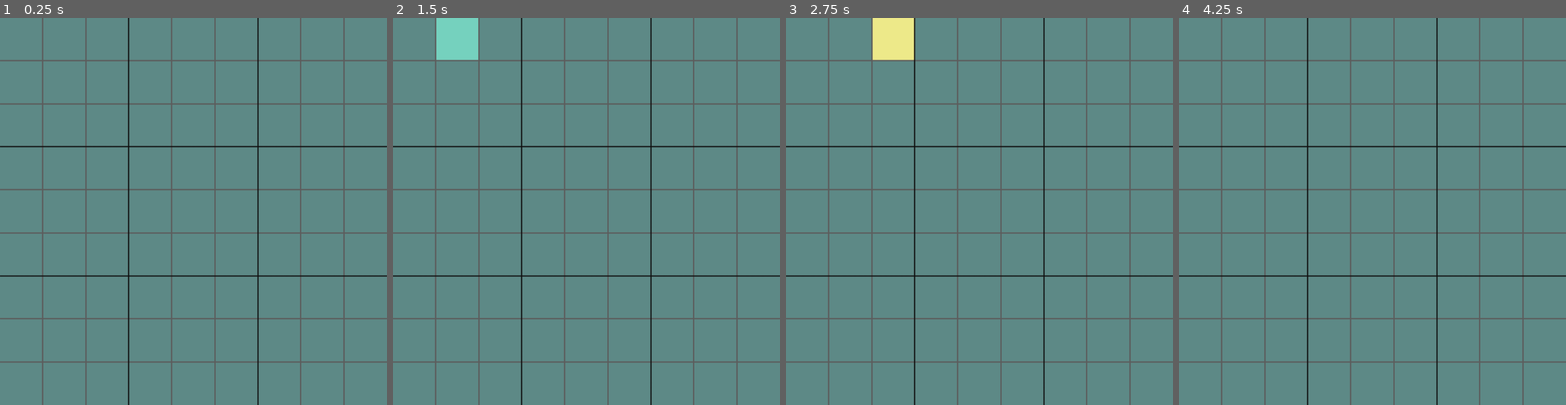
Above: before the commit, frames 1-4 (left to right).
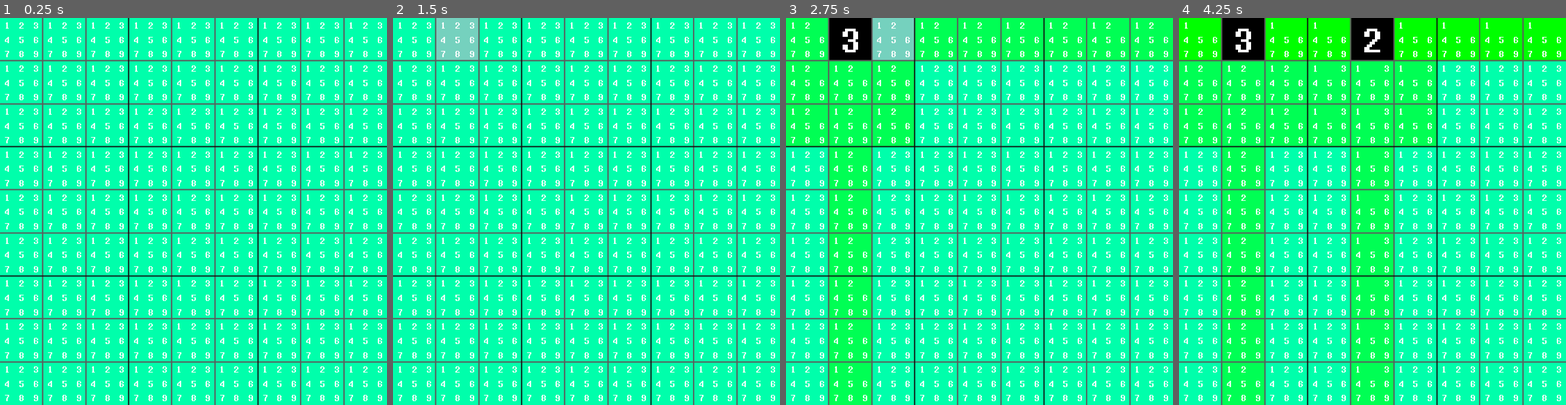
Above: after the commit, the same moments.

Repository: e-thab/sudoku
Game: Godot game, scene res://scenes/Main.tscn
Same seed, same stepped clock (60 frames per second), same inputs: the game is played once before the commit and once after it.
Inputs (mouse positions are in pixels of both pictures, inside the frame that each line leads up to):
- Up to frame 1 (0.25 s): no input
- Up to frame 2 (1.5 s): tap Enter at 0.5 s; move the mouse to (416, 41) at 0.52 s; right-click (416, 41) at 0.6 s; click (416, 41) at 0.67 s; tap Delete (delete, bound only after the commit) at 0.8, 1.35 s; tap Space at 1.25 s; move the mouse to (458, 41) at 1.27 s; click (458, 41) at 1.42 s
- Up to frame 3 (2.75 s): tap R (random_val, bound only after the commit) at 1.55, 2.1 s; tap Enter at 2 s; move the mouse to (894, 41) at 2.02 s; click (894, 41) at 2.17 s; right-click (894, 41) at 2.3 s
- Up to frame 4 (4.25 s): tap Space at 2.75 s; move the mouse to (1329, 41) at 2.77 s; right-click (1329, 41) at 2.85 s; click (1329, 41) at 2.92 s; tap Delete (delete, bound only after the commit) at 3.05 s; tap Enter at 3.5 s; move the mouse to (1372, 41) at 3.52 s; click (1372, 41) at 3.6 s; tap R (random_val, bound only after the commit) at 3.8 s; tap Escape (ui_cancel) at 4.15 s

The runs differ from the first frame. In frame 1, 97% of the frame differs, in the area x 0-100%, y 0-100%; in frame 2, 95%; in frame 3, 97%; in frame 4, 97%.
Error before the commit: Invalid get index 'Null' (on base: 'Array'). (res://scripts/board.gd:66)

Commit message:
puzzle generation testing

Diff:
--- a/project.godot
+++ b/project.godot
@@ -7,16 +7,6 @@
 ;   param=value ; assign values to parameters
 
 config_version=4
-
-_global_script_classes=[ {
-"base": "Node",
-"class": "Board",
-"language": "GDScript",
-"path": "res://scripts/board.gd"
-} ]
-_global_script_class_icons={
-"Board": ""
-}
 
 [application]
 
@@ -47,6 +37,16 @@
 "events": [ Object(InputEventMouseButton,"resource_local_to_scene":false,"resource_name":"","device":0,"alt":false,"shi …(212 unchanged characters)…
  ]
 }
+random_val={
+"deadzone": 0.5,
+"events": [ Object(InputEventKey,"resource_local_to_scene":false,"resource_name":"","device":0,"alt":false,"shift":false,"control":false,"meta":false,"command":false,"pressed":false,"scancode":82,"physical_scancode":0,"unicode":0,"echo":false,"script":null)
+ ]
+}
+delete={
+"deadzone": 0.5,
+"events": [ Object(InputEventKey,"resource_local_to_scene":false,"resource_name":"","device":0,"alt":false,"shift":false,"control":false,"meta":false,"command":false,"pressed":false,"scancode":16777224,"physical_scancode":0,"unicode":0,"echo":false,"script":null)
+ ]
+}
 
 [rendering]
 
--- a/scenes/Cell.gd
+++ b/scenes/Cell.gd
@@ -2,7 +2,7 @@
 
 signal solve(col, row, box, n)
 
-var markup = [1, 2, 3, 4, 5, 6, 7, 8, 9] # possible answers, culled after solution generated
+var markup = [1, 2, 3, 4, 5, 6, 7, 8, 9] # actual possible answers, culled after solution generated
 var notes = [] # user notes
 var note_mode = false	# distinguish when entering solution (false) vs entering note (true)
 
@@ -20,6 +20,7 @@
 # Called when the node enters the scene tree for the first time.
 func _ready():
 	#tbd: apply solution number?
+	set_bg()
 	pass # Replace with function body.
 
 
@@ -28,6 +29,13 @@
 #	pass
 
 
+func reset():
+	solution = 0
+	solved = false
+	markup = [1, 2, 3, 4, 5, 6, 7, 8, 9]
+	notes = []
+
+
 func set_coords():
 	col = get_index() % 9
 	row = floor(get_index() / 9)
@@ -39,6 +47,17 @@
 	col += 1	#1-indexing
 	row += 1
 	box += 1
+
+func random_choice(arr):
+	# Return random element from array
+	if arr:
+		return arr[randi() % len(arr)]
+
+
+func set_solution(n):
+	solution = n
+	emit_signal("solve", col, row, box, n)
+#	markup = [1, 2, 3, 4, 5, 6, 7, 8, 9]
 
 
 func add_note(n):
@@ -72,6 +91,18 @@
 	$Notes.modulate = Color.transparent
 
 
+func show_markup():
+	for n in range(1, 10):
+		if n in markup:
+			add_note(n)
+		elif n in notes:
+			remove_note(n)
+
+
+func highlight_markup(n):
+	$Notes.get_child(n-1).self_modulate = $Background.self_modulate.inverted()
+
+
 func remove_markup(n):
 	n = int(n)
 	markup.erase(n)
@@ -79,15 +110,23 @@
 
 func input_solution(n):
 	n = int(n)
-	if n == solution:
-		$Solution.self_modulate = Color.white
-	else:
-		$Solution.self_modulate = Color.crimson
+	$Solution.self_modulate = Color.white
+#	if n == solution:
+#		$Solution.self_modulate = Color.white
+#	else:
+#		$Solution.self_modulate = Color.crimson
 
 	$Solution.text = str(n)
 	$Notes.visible = false
+	$Background.self_modulate = Color.black
 	solved = true
 	emit_signal("solve", col, row, box, n)
+
+
+func input_random_solution():
+	if solved: return
+	var rand = random_choice(markup)
+	input_solution(rand)
 
 
 func show_solution():
@@ -95,8 +134,42 @@
 	$Solution.self_modulate = Color.black
 
 
+func set_bg():
+	if solved: return
+
+	var color = Color.black
+	match len(markup):
+		1:
+			color = Color(1, 0, 0)
+		2:
+			color = Color(1, 0.33, 0)
+		3:
+			color = Color(1, 0.67, 0)
+		4:
+			color = Color(1, 1, 0)
+		5:
+			color = Color(0.67, 1, 0)
+		6:
+			color = Color(0.33, 1, 0)
+		7:
+			color = Color(0, 1, 0)
+		8:
+			color = Color(0, 1, 0.33)
+		9:
+			color = Color(0, 1, 0.67)
+	$Background.self_modulate = color
+
+
+#func remove_solution():
+#	$Solution.text = ''
+#	$Notes.visible = true
+#	solved = false
+
+
 func input_is_num(event):
-	return event is InputEventKey and event.is_pressed()
+	if event is InputEventKey and event.is_pressed():
+		return interpret_num(event) != null
+	return false
 
 func interpret_num(event):
 	var input_string = OS.get_scancode_string(event.scancode)
@@ -128,17 +201,24 @@
 
 
 func _on_Cell_gui_input(event):
-	if has_focus() and Input.is_action_just_pressed("ui_cancel"):
-		release_focus()
-
-	elif has_focus() and input_is_num(event):
-		var num = interpret_num(event)
-		if num != null:
-			if note_mode:
-				add_note(num)
-			else:
-				input_solution(num)
-				release_focus()
+	if has_focus():
+		if Input.is_action_just_pressed("ui_cancel"):
+			release_focus()
+
+#		elif Input.is_action_just_pressed("delete"):
+#			remove_solution()
+
+		elif Input.is_action_just_pressed("random_val"):
+			input_random_solution()
+
+		elif input_is_num(event):
+			var num = interpret_num(event)
+			if num != null:
+				if note_mode:
+					add_note(num)
+				else:
+					input_solution(num)
+					release_focus()
 
 	elif Input.is_action_just_pressed("note"):
 		grab_focus()
--- a/scenes/Cell.tscn
+++ b/scenes/Cell.tscn
@@ -28,6 +28,14 @@
 mouse_default_cursor_shape = 2
 script = ExtResource( 1 )
 
+[node name="Background" type="TextureRect" parent="."]
+self_modulate = Color( 0.478431, 0, 1, 1 )
+anchor_right = 1.0
+anchor_bottom = 1.0
+texture = ExtResource( 2 )
+expand = true
+stretch_mode = 7
+
 [node name="Hover_Highlight" type="TextureRect" parent="."]
 visible = false
 self_modulate = Color( 0.298039, 0.631373, 0.615686, 1 )
--- a/scenes/Main.gd
+++ b/scenes/Main.gd
@@ -2,10 +2,10 @@
 
 
 # Declare member variables here. Examples:
-var rows = [null, [], [], [], [], [], [], [], [], []]		#2D array [row][row index]
-var cols = [null, [], [], [], [], [], [], [], [], []]		#2D array [col][col index]
-var boxes = [null, [], [], [], [], [], [], [], [], []]		#2D array [box][box index]
-var solutions = [null]
+#var rows = [null, [], [], [], [], [], [], [], [], []]		#2D array [row][row index]
+#var cols = [null, [], [], [], [], [], [], [], [], []]		#2D array [col][col index]
+#var boxes = [null, [], [], [], [], [], [], [], [], []]		#2D array [box][box index]
+#var solutions = [null]
 							# Above arrays are 1-indexed for sudoku standards
 							# Boxes indexed left to right, top to bottom
 
@@ -13,20 +13,20 @@
 # Called when the node enters the scene tree for the first time.
 func _ready():
 	randomize()
-	var board = Board.new()
+	#var board = Board.new()
 	#generate_board()
 
-	for cell in $Cells.get_children():
-		cell.set_coords()
-		cell.connect("solve", self, "_on_solve")
-		cell.solution = board.solutions[cell.row][cell.col]
-
-		rows[cell.row].append(cell)
-		cols[cell.col].append(cell)
-		boxes[cell.box].append(cell)
-
-		#delete
-		cell.show_solution()
+#	for cell in $Cells.get_children():
+#		cell.set_coords()
+#		cell.connect("solve", self, "_on_solve")
+#		cell.solution = board.solutions[cell.row][cell.col]
+#
+#		rows[cell.row].append(cell)
+#		cols[cell.col].append(cell)
+#		boxes[cell.box].append(cell)
+#
+#		#delete
+#		cell.show_solution()
 
 
 # Called every frame. 'delta' is the elapsed time since the previous frame.
@@ -34,137 +34,15 @@
 #	pass
 
 
-#func generate_board():
-#	var board = [
-#		[1, 2, 3,	4, 5, 6,	7, 8, 9],	# begin with trivial board
-#		[4, 5, 6,	7, 8, 9,	1, 2, 3],
-#		[7, 8, 9,	1, 2, 3,	4, 5, 6],
+#func _on_solve(col, row, box, n):
+#	for cell in rows[row]:
+#		cell.remove_markup(n)
+#		cell.remove_note(n)
 #
-#		[2, 3, 1,	5, 6, 4,	8, 9, 7],
-#		[5, 6, 4,	8, 9, 7,	2, 3, 1],
-#		[8, 9, 7,	2, 3, 1,	5, 6, 4],
+#	for cell in cols[col]:
+#		cell.remove_markup(n)
+#		cell.remove_note(n)
 #
-#		[3, 1, 2,	6, 4, 5,	9, 7, 8],
-#		[6, 4, 5,	9, 7, 8,	3, 1, 2],
-#		[9, 7, 8,	3, 1, 2,	6, 4, 5],
-#	]
-#
-#	shuffle_board(board)
-#
-#	for x in board:			#load into solutions
-#		x.insert(0, null)	#1-indexing
-#		solutions.append(x)
-#
-#	for x in solutions:
-#		print(x)
-#
-#
-#func shuffle_board(board):
-#	var nums = [0, 1, 2]
-#	nums.shuffle()
-#
-#	#row_box_swap(board, nums)
-#	#col_box_swap(board, nums)
-#	shuffle_rows(board)
-#	swap_values(board)
-#
-#	#nums.shuffle()
-#	#for i in range(3):
-#	#	col_box_swap(board, i, nums[i])
-#
-#
-#func swap_values(board):
-#	var nums = [1, 2, 3, 4, 5, 6, 7, 8, 9]
-#	nums.shuffle()
-#	for n in nums:
-#		if n-1 != nums[n-1]:
-#			value_swap(board, n, nums[n-1])
-#
-#
-#func value_swap(board, val1, val2):
-#	if val1 == val2:
-#		return
-#
-#	print('swapping ', val1, ' with ', val2)
-#	for row in board:
-#		for i in range(9):
-#			if row[i] == val1:
-#				row[i] = val2
-#
-#			elif row[i] == val2:
-#				row[i] = val1
-#
-#
-#func row_swap(board, r1, r2):
-#	print('swapping ', r1, ' with ', r2)
-#	var temp = board[r1]
-#	board[r1] = board[r2]
-#	board[r2] = temp
-#
-#
-#func row_box_swap(board, rnd):
-#	var board_copy = board.duplicate()
-#	for i in range(3):
-#		for j in range(3):
-#			board[i*3 + j] = board_copy[rnd[i]*3 + j]
-#			#print('row ', i*3 + j, ' = row ', rnd[i]*3 + j)
-#
-#
-#func col_box_swap(board, rnd):
-#	var columns = []
-#	for i in range(9):
-#		columns.append([])
-#		for j in range(9):
-#			columns[i].append(board[j][i])
-#
-#	var columns_copy = columns.duplicate()
-#	for i in range(3):
-#		for j in range(3):
-#			columns[i*3 + j] = columns_copy[rnd[i]*3 + j]
-#			print('column ', i*3 + j, ' = column ', rnd[i]*3 + j)
-#
-#	for i in range(9):
-#		for j in range(9):
-#			board[j][i] = columns[i][j]
-#
-#
-#func shuffle_rows(board):
-#	for i in [0, 3, 6]:
-#		shuffle_row(board, i)
-#
-#
-#func shuffle_row(board, box_ind):
-#	var rnd = [0, 1, 2]
-#	rnd.shuffle()
-#	print(rnd)
-#
-#	var rows = []
-#	for i in range(3):
-#		rows.append(board[box_ind + i])
-#
-#	for i in range(3):
-#		board[box_ind + i] = rows[rnd[i]]
-#
-#
-#func shuffle_cols(board):
-#	var columns = get_columns(board)
-#	for i in range(3):
-#		pass
-#
-#
-#func get_columns(board):
-#	pass
-
-
-func _on_solve(col, row, box, n):
-	for cell in rows[row]:
-		cell.remove_markup(n)
-		cell.remove_note(n)
-
-	for cell in cols[col]:
-		cell.remove_markup(n)
-		cell.remove_note(n)
-
-	for cell in boxes[box]:
-		cell.remove_markup(n)
-		cell.remove_note(n)
+#	for cell in boxes[box]:
+#		cell.remove_markup(n)
+#		cell.remove_note(n)
--- a/scenes/Main.tscn
+++ b/scenes/Main.tscn
@@ -1,10 +1,11 @@
-[gd_scene load_steps=6 format=2]
+[gd_scene load_steps=7 format=2]
 
 [ext_resource path="res://assets/GridSmall.png" type="Texture" id=1]
 [ext_resource path="res://assets/GridLarge.png" type="Texture" id=2]
 [ext_resource path="res://assets/Sq.png" type="Texture" id=3]
 [ext_resource path="res://scenes/Cell.tscn" type="PackedScene" id=4]
 [ext_resource path="res://scenes/Main.gd" type="Script" id=5]
+[ext_resource path="res://scripts/board.gd" type="Script" id=6]
 
 [node name="Main" type="Control"]
 anchor_right = 1.0
@@ -24,6 +25,7 @@
 custom_constants/vseparation = 0
 custom_constants/hseparation = 0
 columns = 9
+script = ExtResource( 6 )
 
 [node name="1" parent="Cells" instance=ExtResource( 4 )]
 anchor_left = 0.0
--- a/scripts/board.gd
+++ b/scripts/board.gd
@@ -1,184 +1,167 @@
 extends Node
 
-class_name Board
-
 # Declare member variables here. Examples:
-var rows = [null, [], [], [], [], [], [], [], [], []]
-var cols = [null, [], [], [], [], [], [], [], [], []]
-var boxes = [null, [], [], [], [], [], [], [], [], []]
-var solutions = [null]
+var rows = [null, [], [], [], [], [], [], [], [], []]	#2D array [row][row index]
+var cols = [null, [], [], [], [], [], [], [], [], []]	#2D array [col][col index]
+var boxes = [null, [], [], [], [], [], [], [], [], []]	#2D array [box][col index]
+var solutions = [null]	# Array of solutions, 1-indexed
+							# Above arrays are 1-indexed for sudoku standards
+							# Boxes indexed left to right, top to bottom
+var cells = []	# Holds references to each cell, top left to bottom right
 
 
-func _init():
-	generate()
+#func _init():
+#	print("init")
+
+
+func _ready():
+	for cell in get_children():
+		cell.set_coords()
+		cells.append(cell)
+		rows[cell.row].append(cell)
+		cols[cell.col].append(cell)
+		boxes[cell.box].append(cell)
+		cell.connect("solve", self, "_on_solve")
+		cell.show_markup()
+	#generate()
+
+#	for cell in cells:
+#		# delete this
+#		cell.show_solution()
 
 
 func generate():
-#	rows = [
-#		[1, 2, 3,	4, 5, 6,	7, 8, 9],	# begin with trivial board
-#		[4, 5, 6,	7, 8, 9,	1, 2, 3],
-#		[7, 8, 9,	1, 2, 3,	4, 5, 6],
-#
-#		[2, 3, 1,	5, 6, 4,	8, 9, 7],
-#		[5, 6, 4,	8, 9, 7,	2, 3, 1],
-#		[8, 9, 7,	2, 3, 1,	5, 6, 4],
-#
-#		[3, 1, 2,	6, 4, 5,	9, 7, 8],
-#		[6, 4, 5,	9, 7, 8,	3, 1, 2],
-#		[9, 7, 8,	3, 1, 2,	6, 4, 5],
-#	]
-#
-#	shuffle()
-	rows = random_rows()
+	print("generating")
+	solutions = [null]
+	randomize_board()
 
-	solutions = [null]
-	for x in rows:			#load into solutions
-		x.insert(0, null)	#1-indexing
-		solutions.append(x)
+	#for x in rows:			#load into solutions
+	#	x.insert(0, null)	#1-indexing
+	#	solutions.append(x)
 
-	cols = _rows_to_cols(rows)
-	# populate boxes
+	#cols = _rows_to_cols(rows)
+	# populate boxes?
 
 	for x in solutions:
 		print(x)
 
 
-func random_rows():
-	var rands = []
-	for i in range(9):
-		rands.append(range(9))
+func randomize_board():
+	# 1: find next empty cell, prioritizing fewest remaining possibilities
+	# 2: generate a random number from those possibilities
+	# 3: fill cell
+	# 4: remove that random from markups of associated cells
+	# 5: repeat.
 
-	for num in range(1, 10):
-		var available_rows = range(9)
-		var available_cols = range(9)
+	#var rnd = randi() % 9 + 1
+	#cells[0].set_solution(rnd)	# Set first rand solution in top left cell
 
-		for i in range(9):
-			if i < 8:
-				available_rows.shuffle()
-				available_cols.shuffle()
-				#var rnd = randi() % len(available_rows)
+	for cell in cells:
+		var min_cell = min_possible_cell()			# Get minimum possible solution cell
 
-			var row_pos = available_rows.pop_back()
-			var col_pos = available_cols.pop_back()
-			remove_box(available_rows, row_pos)
-			remove_box(available_cols, col_pos)
+		var only = false
+		# if there is a number in that row/col/box that can only go in that cell,
+		# even if the cell has other possibilities that number should be entered
 
-			rands[row_pos][col_pos] = num
+		var rnd = random_choice(min_cell.markup)	# Generate random int from its solutions
+		min_cell.set_solution(rnd)					# Set cell solution to the random int
+		#_on_solve(cell.col, cell.row, cell.box, rnd)	#"Solve" cell to remove markups
+		print('Setting cell (', min_cell.col, ', ', min_cell.row, ') to ', rnd)
 
-	for r in rands:
-		print(r)
-
-	return rands
+	for cell in cells:
+		solutions.append(cell.solution)
 
 
-func remove_box(arr, item):
-	# removes numbers in array associated with same box
-	# e.g. if index is 4, remove (3, 4, 5)
-	# if index is 0, remove (0, 1, 2)
-	if item in [0, 1, 2]:
-		arr.remove(0)
-		arr.remove(1)
-		arr.remove(2)
 
-	elif item in [3, 4, 5]:
-		arr.remove(3)
-		arr.remove(4)
-		arr.remove(5)
+func min_possible_cell():
+	# Return the cell object with the fewest remaining solution possibilities
+	# In a tie, return first from top left to bottom right
+	var min_amt = 10
+	var min_cell
 
-	elif item in [6, 7, 8]:
-		arr.remove(6)
-		arr.remove(7)
-		arr.remove(8)
+	for cell in cells:
+		if (cell.solution == 0) and (len(cell.markup) < min_amt):
+			min_cell = cell
+			min_amt = len(cell.markup)
+
+	return min_cell
 
 
-func shuffle():
-	shuffle_box_cols()	# randomly order 9x3 cols
-	shuffle_box_rows()	# randomly order 9x3 rows
-	shuffle_cols()		# randomly order each set of 3 cols
-	shuffle_rows()		# randomly order each set of 3 rows
-	shuffle_values()	# randomly swap pairs of cell values
-	# ^ bad solution
+func random_choice(arr):
+	# Return random element from array
+	if arr:
+		return arr[randi() % len(arr)]
+
+#func remove_box(arr, item):
+#	# removes numbers in array associated with same box
+#	# e.g. if index is 4, remove (3, 4, 5)
+#	# if index is 0, remove (0, 1, 2)
+#	if item in [0, 1, 2]:
+#		arr.remove(0)
+#		arr.remove(1)
+#		arr.remove(2)
+#
+#	elif item in [3, 4, 5]:
+#		arr.remove(3)
+#		arr.remove(4)
+#		arr.remove(5)
+#
+#	elif item in [6, 7, 8]:
+#		arr.remove(6)
+#		arr.remove(7)
+#		arr.remove(8)
 
 
-func shuffle_values():
-	var nums = [1, 2, 3, 4, 5, 6, 7, 8, 9]
-	nums.shuffle()
-
-	for n in nums:
-		if n-1 != nums[n-1]:
-			value_swap(n, nums[n-1])
+#func value_swap(val1, val2):
+#	if val1 == val2:
+#		return
+#
+#	#print('swapping ', val1, ' with ', val2)
+#	for row in rows:
+#		for i in range(9):
+#			if row[i] == val1:
+#				row[i] = val2
+#
+#			elif row[i] == val2:
+#				row[i] = val1
 
 
-func value_swap(val1, val2):
-	if val1 == val2:
-		return
-
-	#print('swapping ', val1, ' with ', val2)
-	for row in rows:
-		for i in range(9):
-			if row[i] == val1:
-				row[i] = val2
-
-			elif row[i] == val2:
-				row[i] = val1
+func find_lonely():
+	for cell in cells:
+		for n in cell.markup:
+			if is_lonely(cell.col, cell.row, cell.box, n):
+				cell.highlight_markup(n)
 
 
-func shuffle_box_rows():
-	var rnd = [0, 1, 2]
-	rnd.shuffle()
-	print(rnd)
+func is_lonely(col, row, box, n):
+	var found = 0
+	for cell in cols[col]:
+		if !cell.solved and n in cell.markup:
+			found += 1
+		if found > 1:
+			break
+	if found == 1:
+		return true
 
-	var rows_copy = rows.duplicate()
+	found = 0
+	for cell in rows[row]:
+		if !cell.solved and n in cell.markup:
+			found += 1
+		if found > 1:
+			break
+	if found == 1:
+		return true
 
-	for i in range(3):
-		for j in range(3):
-			rows[i*3 + j] = rows_copy[rnd[i]*3 + j]
+	found = 0
+	for cell in boxes[box]:
+		if !cell.solved and n in cell.markup:
+			found += 1
+		if found > 1:
+			break
+	if found == 1:
+		return true
 
-
-func shuffle_box_cols():
-	var rnd = [0, 1, 2]
-	rnd.shuffle()
-	print(rnd)
-
-	cols = _rows_to_cols(rows)
-	var cols_copy = cols.duplicate()
-
-	for i in range(3):
-		for j in range(3):
-			cols[i*3 + j] = cols_copy[rnd[i]*3 + j]
-
-	rows = _rows_to_cols(cols)
-
-
-func shuffle_rows():
-	for i in [0, 3, 6]:
-		var rnd = [0, 1, 2]
-		rnd.shuffle()
-		print(rnd)
-
-		var original = []
-		for j in range(3):
-			original.append(rows[i + j])
-
-		for j in range(3):
-			rows[i + j] = original[rnd[j]]
-
-
-func shuffle_cols():
-	for i in [0, 3, 6]:
-		var rnd = [0, 1, 2]
-		rnd.shuffle()
-		print(rnd)
-		cols = _rows_to_cols(rows)
-
-		var original = []
-		for j in range(3):
-			original.append(cols[i + j])
-
-		for j in range(3):
-			cols[i + j] = original[rnd[j]]
-
-		rows = _rows_to_cols(cols)
+	return false
 
 
 func _rows_to_cols(old):
@@ -188,3 +171,22 @@
 		for j in range(9):
 			new[i].append(old[j][i])
 	return new
+
+
+func _on_solve(col, row, box, n):
+	for cell in rows[row]:
+		cell.remove_markup(n)
+		cell.remove_note(n)
+		cell.set_bg()
+
+	for cell in cols[col]:
+		cell.remove_markup(n)
+		cell.remove_note(n)
+		cell.set_bg()
+
+	for cell in boxes[box]:
+		cell.remove_markup(n)
+		cell.remove_note(n)
+		cell.set_bg()
+
+	find_lonely()
Not shown, added: sudoku alg.txt
